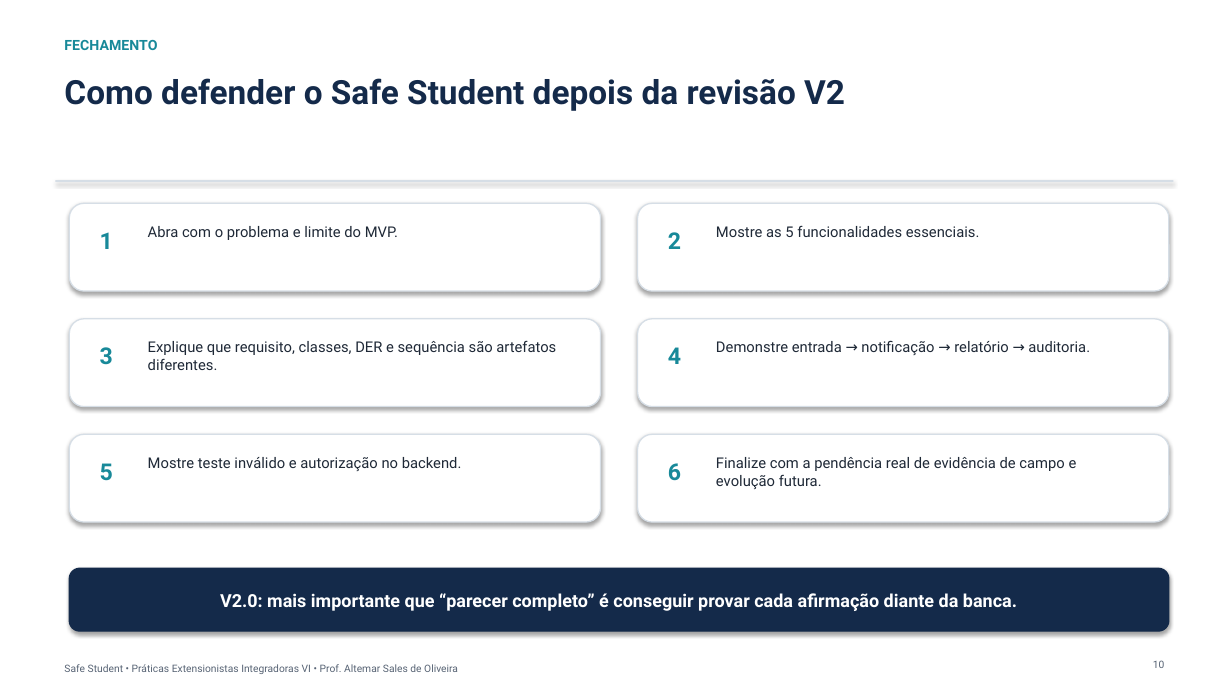
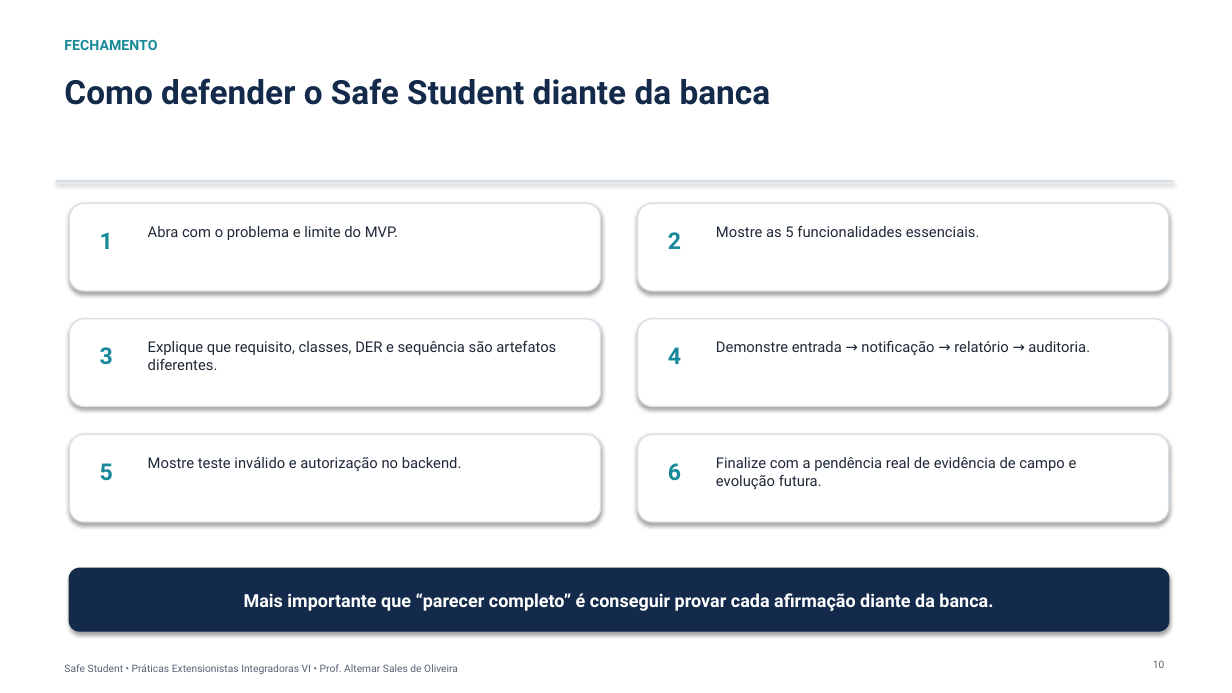
Before and after one commit to richaferreira/Safe_Student, a slide deck: slide 10 of 08_Apresentacao_Final_Safe_Student.pptx. Drawn at 1232x693 pixels with LibreOffice and Linux fonts; fonts in the diff are those of the drawing. Boxes give left, top, right and bottom in pixels: in the first picture for what was removed or moved away, otherwise in the second. Text is boxed around its words. In the diff, an @@ line names an element or a change of style, - is before the commit and + after.

```diff
--- a/08_Apresentacao_Final_Safe_Student.pptx
+++ b/08_Apresentacao_Final_Safe_Student.pptx
@@ text at [64,78,771,105]: text changed @@
-Como defender o Safe Student depois da revisão V2
+Como defender o Safe Student diante da banca
@@ text at [244,593,993,611]: text changed @@
-V2.0: mais importante que “parecer completo” é conseguir provar cada afirmação diante da banca.
+Mais importante que “parecer completo” é conseguir provar cada afirmação diante da banca.
```
Also in this commit, not shown: 6 other slides changed, 1 slide added, 1 slide removed.
